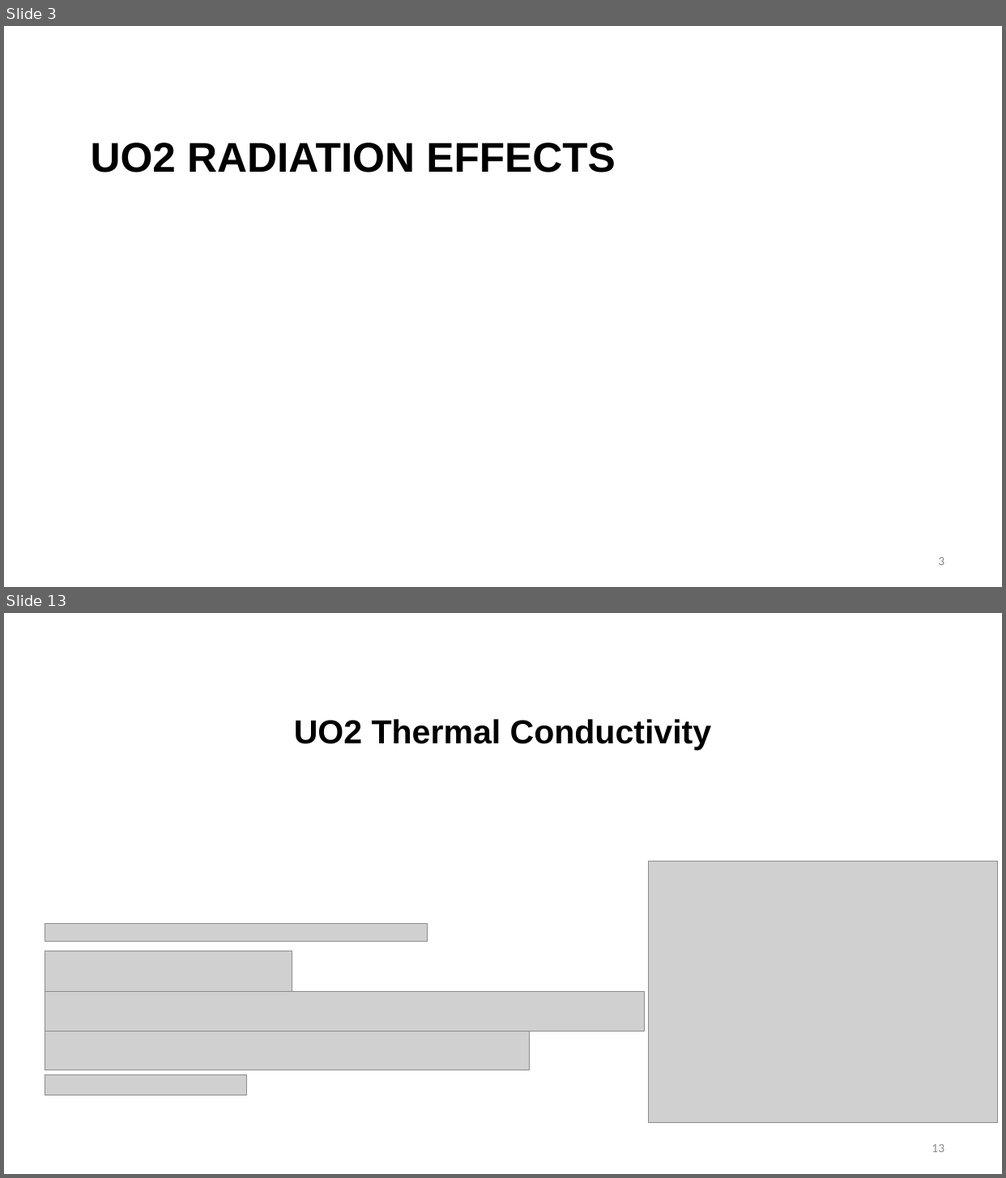
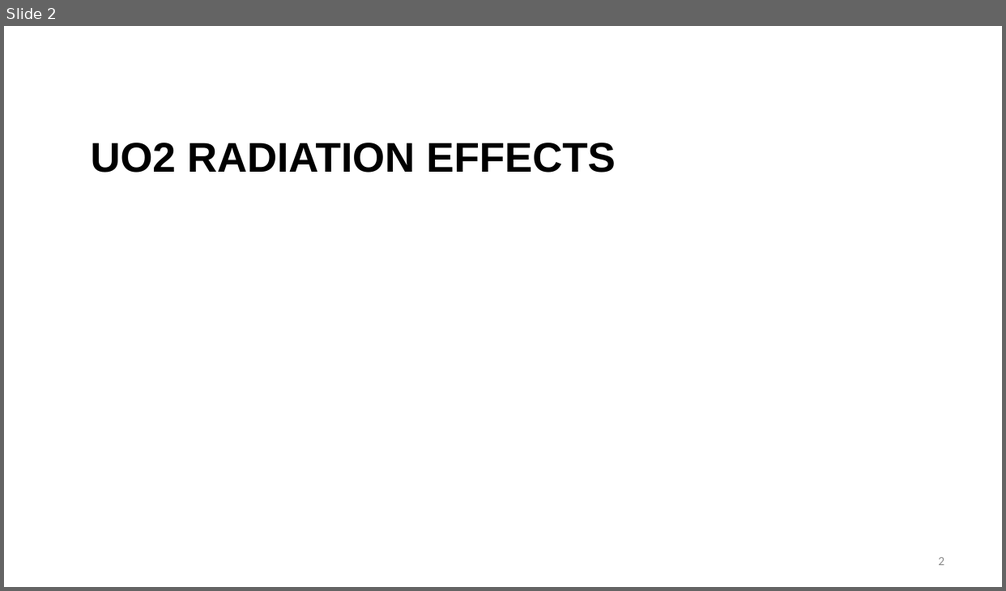
Before and after one commit to benbeeler/TEACHING, a slide deck: Nuclear_Fuel_Performance/NE533_Spring2026/Module3/Lec11_fuelchem.pptx. Shown one above the other, each under a label of ours: slides 3 and 13 before the commit, slide 2 after it; the slides between them are not shown. The pictures are 1006x1178 and 1006x591 pixels, drawn with LibreOffice and Linux fonts; fonts in the diff are those of the drawing; grey boxes stand for pictures; background and template pictures are left out. Boxes give left, top, right and bottom in pixels: in the first picture for what was removed or moved away, otherwise in the second. Text is boxed around its words. In the diff, an @@ line names an element or a change of style, - is before the commit and + after.

```diff
--- a/Nuclear_Fuel_Performance/NE533_Spring2026/Module3/Lec11_fuelchem.pptx
+++ b/Nuclear_Fuel_Performance/NE533_Spring2026/Module3/Lec11_fuelchem.pptx
@@ slide 13 removed at (4,613,1002,1174), background #FFFFFF @@
@@ title removed at (294,719,712,750) @@
-UO2 Thermal Conductivity
@@ picture removed at (649,861,998,1122) @@
@@ group removed at (45,924,645,1095): 5 pictures @@
@@ page number removed at (931,1144,944,1152) @@
-13
@@ what was slide 3 is now slide 2 @@
@@ page number at (938,557,944,565): text changed @@
-3
+2
```
Also in this commit, not shown: 10 slides changed, 15 other slides removed, 6 other files.
